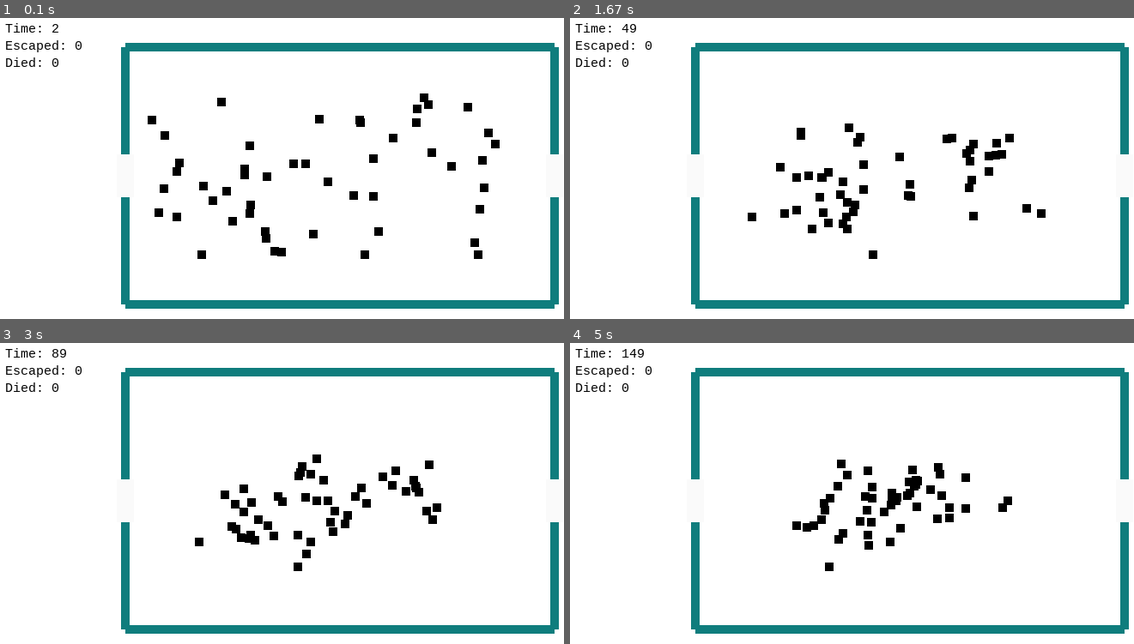
Above: before the commit, frames 1-4 (two rows, left to right).
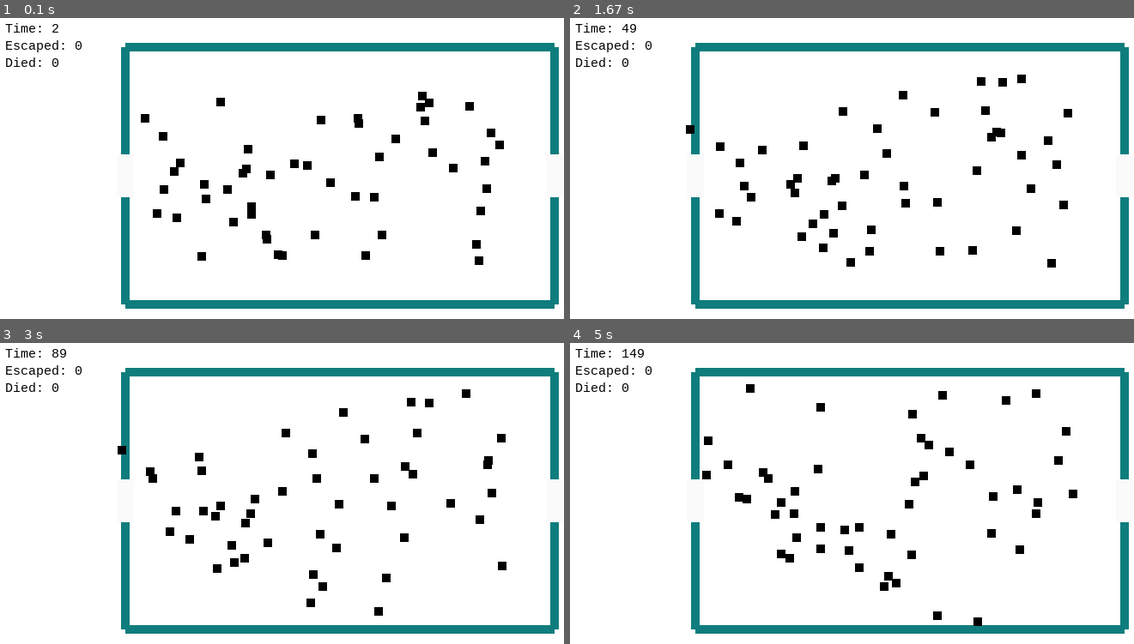
Above: after the commit, the same moments.

Repository: Drizzet/SPB
Game: pygame game, started from fearpygame.py
The game is run twice, just before and just after one commit, with the same random seed, the same clock (stepped at 60 frames per second) and the same inputs.
Inputs:
- Up to frame 1 (0.1 s): no input
- Up to frame 2 (1.67 s): no input
- Up to frame 3 (3 s): no input
- Up to frame 4 (5 s): no input

The runs differ from the first frame. In frame 1, 1.5% of the frame differs, in the area x 24-90%, y 24-83%; in frame 2, 3.8%; in frame 3, 4.0%, in the area x 20-90%, y 15-91%; in frame 4, 3.9%.

Commit message:
jakisommit

Diff:
--- /dev/null
+++ b/fear-wallofdeath.py
@@ -0,0 +1,159 @@
+import pygame
+import numpy as np
+from numpy import random
+import math
+
+N = 90
+A = 50 * 30
+T = 1000
+Time = 0
+ESCAPED = 0
+DIED = 0
+pygame.init()
+screen = pygame.display.set_mode((800, 400))
+myfont = pygame.font.SysFont("monospace", 15)
+clock = pygame.time.Clock()
+
+class Agent(pygame.sprite.Sprite):
+    def __init__(self, x, y, t):
+        pygame.sprite.Sprite.__init__(self)
+        self.color = (0, 0, 0)
+        self.image = pygame.Surface([10, 10])
+        self.image.fill(self.color)
+        self.rect = self.image.get_rect()
+        self.rect.center = (x, y)
+        self.mask = pygame.mask.from_surface(self.image)
+        self.state = "alive"
+        global N, A
+        self.oxygen = t
+        self.speed = 1
+        self.speedmax = 5
+        self.radius = 20
+        self.panic = N / A
+        self.speedvector = np.array([1.0, 1.0])
+        self.point = [800, 200]
+        self.iteration=random.randint(10,50)
+
+    def computeVector(self):
+        # print((float)(self.point[0] - self.GetPosition()[0]+ 0.0) / (self.point[0]+ 0.0))
+        # self.speedvector[0] = (float)(self.point[0] - self.GetPosition()[0]+ 0.0) / (self.point[0]+ 0.0)
+        # self.speedvector[1] = (float)(self.point[1] - self.GetPosition()[1]+ 0.0) / (self.point[0]+ 0.0)
+        self.speedvector[0] = (float)(self.point[0] - self.GetPosition()[0]+ 0.0) / 100.0
+        self.speedvector[1] = (float)(self.point[1] - self.GetPosition()[1]+ 0.0) / 100.0
+
+    def GetPosition(self):
+        pos = np.array([self.rect.center[0],self.rect.center[1]])
+        return pos
+
+    def update(self, survivors, walls, exits):
+        global ESCAPED
+        global N
+        global A
+        global DIED
+
+        self.move()
+        #print(self.point, self.GetPosition(), self.speedvector)
+        self.computeVector()
+
+
+        neighbours = list(survivors)
+        neighbours.remove(self)
+
+        for neighbour in neighbours:
+            if (pygame.sprite.collide_circle(self, neighbour) == True):
+                if (neighbour.state != "dead"):
+                    self.speedvector = self.speedvector * -1
+
+        collisions = pygame.sprite.spritecollide(self, walls, False)
+        escapes = pygame.sprite.spritecollide(self, exits, False)
+
+        if (escapes):
+            # if (escapes[0].GetPosition()[0] - self.GetPosition()[0] < 0):
+            #     self.speedvector[0] = -1
+            # else:
+            #     self.speedvector[0] = 1
+            # if (escapes[0].GetPosition()[1] - self.GetPosition()[1] < 0):
+            #     self.speedvector[1] = -1
+            # else:
+            #     self.speedvector[1] = 1
+            ESCAPED = ESCAPED + 1
+            survivors.remove(self)
+
+        if (collisions):
+            if (collisions[0].type == "horizont"):
+                self.speedvector = self.speedvector * -1
+            if (collisions[0].type == "vertical"):
+                self.speedvector = self.speedvector * -1
+            if (collisions[0].type == "death"):
+                self.state = "dead"
+                self.image.fill((250,0,0))
+                DIED = DIED + 1
+
+
+    def move(self):
+        self.rect.center = (self.speed* round(self.speedvector[0],2) + self.rect.center[0],self.speed* round(self.speedvector[1],2) + self.rect.center[1])
+
+
+class Wall(pygame.sprite.Sprite):
+    def __init__(self, x, y, xsize, ysize, type, color):
+        pygame.sprite.Sprite.__init__(self)
+        self.color = color
+        self.image = pygame.Surface([xsize, ysize])
+        self.image.fill(self.color)
+        self.rect = self.image.get_rect()
+        self.rect.center = (x, y)
+        self.mask = pygame.mask.from_surface(self.image)
+        self.type = type
+
+    def GetPosition(self):
+        return self.rect.center
+
+survivors = pygame.sprite.Group()
+walls = pygame.sprite.Group()
+exits = pygame.sprite.Group()
+
+walls.add(Wall(400, 50, 500, 10, "horizont", (15, 125, 125)))
+walls.add(Wall(400, 350, 500, 10, "horizont", (15, 125, 125)))
+walls.add(Wall(150, 200, 10, 300, "vertical", (15, 125, 125)))
+walls.add(Wall(650, 200, 10, 300, "vertical", (15, 125, 125)))
+walls.add(Wall(150, 200, 10, 300, "death", (150, 0, 0)))
+
+exits.add(Wall(650, 200, 10, 50, "exit", (250, 250, 250)))
+
+for i in range(N):
+    x = random.randint(170, 600)
+    y = random.randint(100, 300)
+    t = random.randint(T - 300, T)
+    survivors.add(Agent(x, y, t))
+
+while True:
+    screen.fill((255, 255, 255))
+    walls.draw(screen)
+    exits.draw(screen)
+    survivors.draw(screen)
+
+    label = myfont.render("Time: " + str(Time), 1, (0, 0, 0))
+    screen.blit(label, (10, 20))
+    label = myfont.render("Escaped: " + str(ESCAPED), 1, (0, 0, 0))
+    screen.blit(label, (10, 40))
+    label = myfont.render("Died: " + str(DIED), 1, (0, 0, 0))
+    screen.blit(label, (10, 60))
+
+    Time = Time + 1
+    print(Time % 10)
+    if(Time % 10 == 0):
+        walls.add(Wall(150+Time, 200, 10, 300, "death", (150, 0, 0)))
+    for agent in survivors:
+        if (agent.state != "dead"):
+            if (agent.state != "found"):
+                agent.update(survivors, walls, exits)
+            else:
+                agent.move()
+    if (Time == T):
+        pygame.quit()
+    for event in pygame.event.get():
+        if event.type == pygame.QUIT:
+            pygame.quit()
+            # sys.exit()
+    pygame.display.update()
+    clock.tick(30)
--- a/fearpygame.py
+++ b/fearpygame.py
@@ -34,18 +34,17 @@
         self.panic = N / A
         self.speedvector = np.array([1.0, 1.0])
         self.point = [0, 0]
-        self.iteration=random.randint(10,50)
-
+        self.iteration = random.randint(10, 50)
 
     def computeVector(self):
         # print((float)(self.point[0] - self.GetPosition()[0]+ 0.0) / (self.point[0]+ 0.0))
         # self.speedvector[0] = (float)(self.point[0] - self.GetPosition()[0]+ 0.0) / (self.point[0]+ 0.0)
         # self.speedvector[1] = (float)(self.point[1] - self.GetPosition()[1]+ 0.0) / (self.point[0]+ 0.0)
-        self.speedvector[0] = (float)(self.point[0] - self.GetPosition()[0]+ 0.0) / 100.0
-        self.speedvector[1] = (float)(self.point[1] - self.GetPosition()[1]+ 0.0) / 100.0
+        self.speedvector[0] = (float)(self.point[0] - self.GetPosition()[0] + 0.0) / 100.0
+        self.speedvector[1] = (float)(self.point[1] - self.GetPosition()[1] + 0.0) / 100.0
 
     def GetPosition(self):
-        pos = np.array([self.rect.center[0],self.rect.center[1]])
+        pos = np.array([self.rect.center[0], self.rect.center[1]])
         return pos
 
     def update(self, survivors, walls, exits):
@@ -54,14 +53,19 @@
         global A
         self.oxygen = self.oxygen - 1
         print(self.point, self.GetPosition(), self.speedvector)
+        self.move()
         self.computeVector()
-        self.move()
         self.iteration -= 1
-        if(self.iteration<0):
+        if (self.iteration < 0):
             self.iteration = random.randint(10, 50)
-            x = random.randint(170, 600)
-            y = random.randint(100, 300)
-            self.point = [x,y]
+            a = random.randint(10, 140)
+            b = random.randint(660, 790)
+            x = random.choice((a, b))
+            a = random.randint(10, 40)
+            b = random.randint(360, 390)
+            y = random.choice((a, b))
+            print("LOSUJE", x, y)
+            self.point = [x, y]
 
         suma = 0
         n = 0
@@ -123,7 +127,8 @@
             self.state = "ill"
 
     def move(self):
-        self.rect.center = (self.speed* round(self.speedvector[0],2) + self.rect.center[0],self.speed* round(self.speedvector[1],2) + self.rect.center[1])
+        self.rect.center = (self.speed * round(self.speedvector[0], 2) + self.rect.center[0],
+                            self.speed * round(self.speedvector[1], 2) + self.rect.center[1])
 
 
 class Wall(pygame.sprite.Sprite):
@@ -170,7 +175,7 @@
 for person in survivors:
     x = random.randint(170, 600)
     y = random.randint(100, 300)
-    person.point =np.array([x, y])
+    person.point = np.array([x, y])
 
 while True:
     screen.fill((255, 255, 255))
Not shown, added: .gitignore
